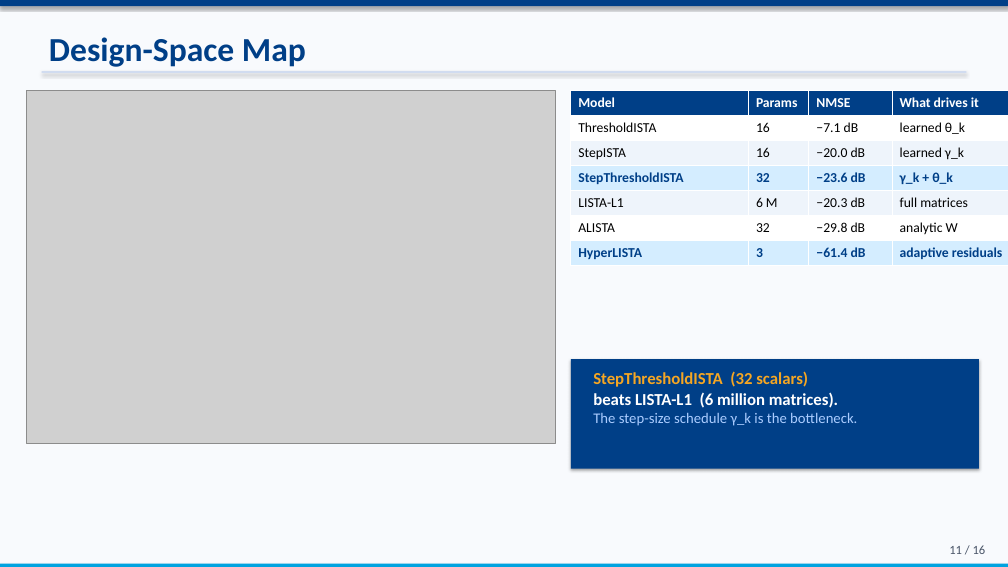
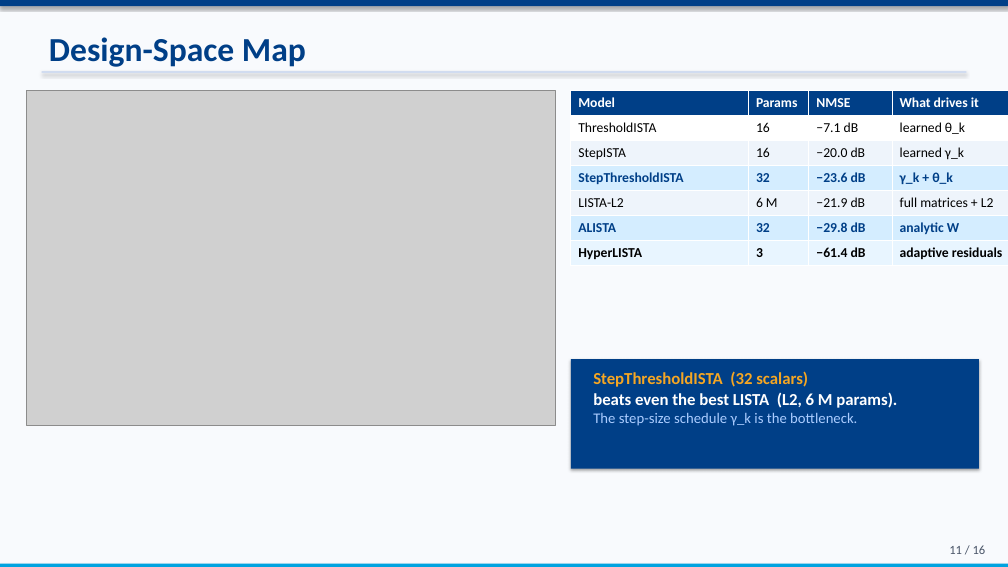
Before and after one commit to ThEpiCake/hyperlista-mbdl, a slide deck: slide 11 of submission/MBDL_Seminar_Presentation.pptx. Drawn at 1008x567 pixels with LibreOffice and Linux fonts; fonts in the diff are those of the drawing; grey boxes stand for pictures. Boxes give left, top, right and bottom in pixels: in the first picture for what was removed or moved away, otherwise in the second. Text is boxed around its words. In the diff, an @@ line names an element or a change of style, - is before the commit and + after.

```diff
--- a/submission/MBDL_Seminar_Presentation.pptx
+++ b/submission/MBDL_Seminar_Presentation.pptx
@@ picture: place and size @@
-picture at (26,91,556,444)
+picture at (26,91,556,425)
@@ table at (571,91,1008,265) @@
-row 5: LISTA-L1 | 6 M | −20.3 dB | full matrices
+row 5: LISTA-L2 | 6 M | −21.9 dB | full matrices + L2
@@ fill #FFFFFF to #D4EDFF in row 6 @@
@@ fill #D4EDFF to #E8F5FF in row 7 @@
@@ text colour #000000 to #003F87, bold on in "ALISTA", "32", "−29.8 dB", "analytic W" @@
@@ text colour #003F87 to #000000 in "HyperLISTA", "3", "−61.4 dB", "adaptive residuals" @@
@@ text at (593,392,897,408): text changed @@
-beats LISTA-L1 (6 million matrices).
+beats even the best LISTA (L2, 6 M params).
```
Also in this commit, not shown: 1 other file.
